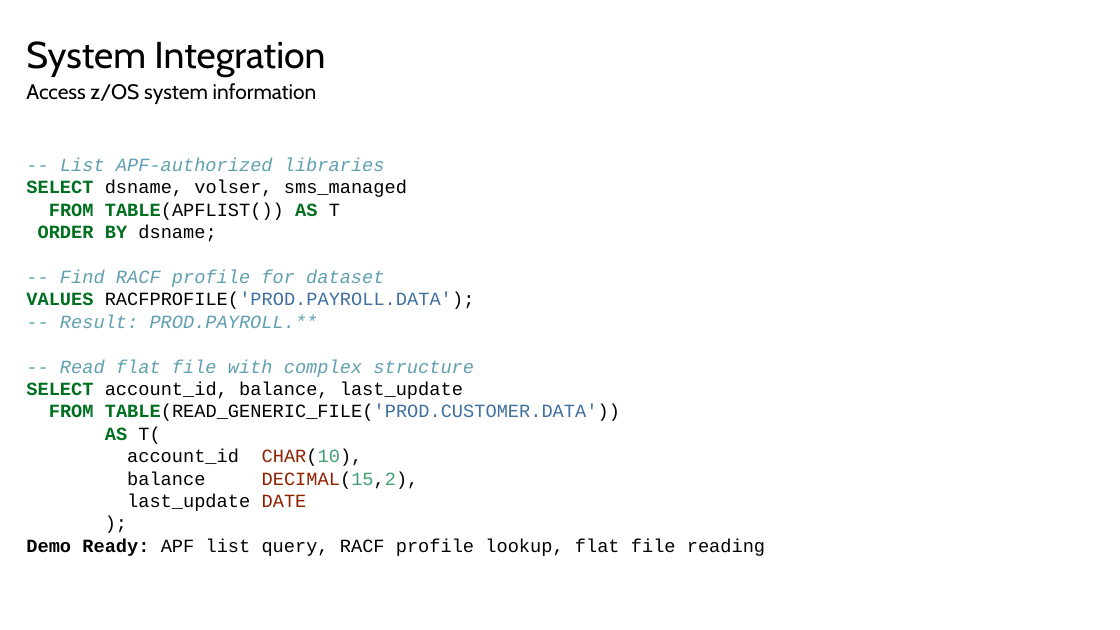
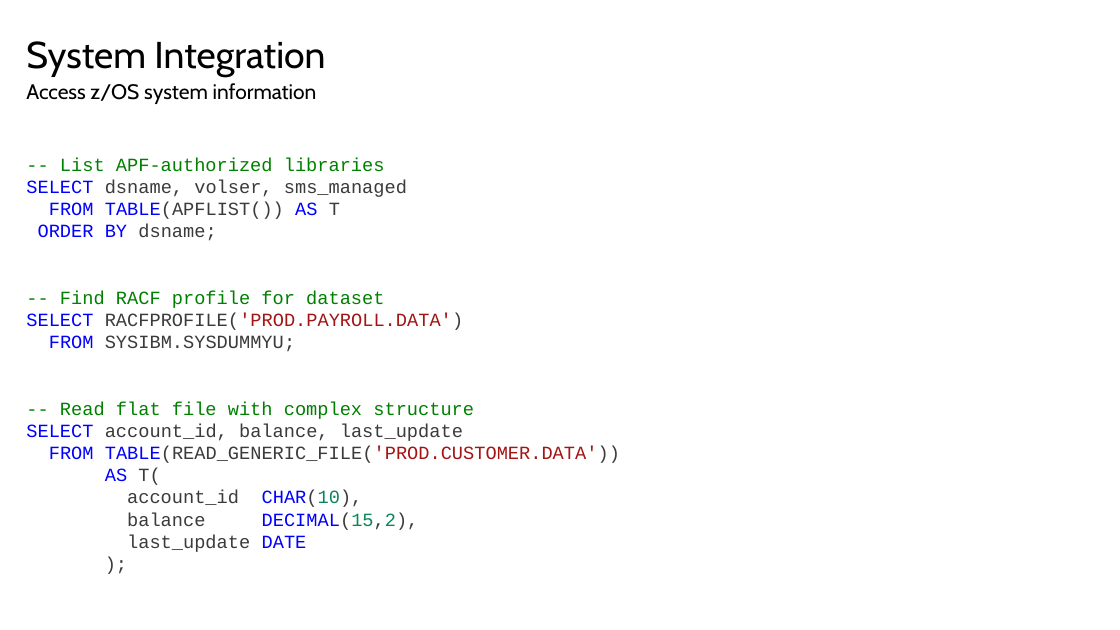
Before and after one commit to de103252/Db2_Routines, a slide deck: slide 13 of Db2 Routines Presentation.pptx (slide 21 before the commit). Drawn at 1120x630 pixels with LibreOffice and Linux fonts; fonts in the diff are those of the drawing; background and template pictures are left out. Boxes give left, top, right and bottom in pixels: in the first picture for what was removed or moved away, otherwise in the second. Text is boxed around its words. In the diff, an @@ line names an element or a change of style, - is before the commit and + after.

```diff
--- a/Db2 Routines Presentation.pptx
+++ b/Db2 Routines Presentation.pptx
@@ text at box(26, 158, 620, 552): text changed; text colour #000000 to #3B3B3B @@
--- List APF-authorized libraries
-SELECT dsname, volser, sms_managed
-FROM TABLE(APFLIST()) AS T
-ORDER BY dsname;
--- Find RACF profile for dataset
-VALUES RACFPROFILE('PROD.PAYROLL.DATA');
--- Result: PROD.PAYROLL.**
--- Read flat file with complex structure
-SELECT account_id, balance, last_update
-FROM TABLE(READ_GENERIC_FILE('PROD.CUSTOMER.DATA'))
-AS T(
-account_id CHAR(10),
-balance DECIMAL(15,2),
-last_update DATE
-);
-Demo Ready: APF list query, RACF profile lookup, flat file reading
+-- List APF-authorized libraries
+SELECT dsname, volser, sms_managed
+FROM TABLE(APFLIST()) AS T
+ORDER BY dsname;
+-- Find RACF profile for dataset
+SELECT RACFPROFILE('PROD.PAYROLL.DATA')
+FROM SYSIBM.SYSDUMMYU;
+-- Read flat file with complex structure
+SELECT account_id, balance, last_update
+FROM TABLE(READ_GENERIC_FILE('PROD.CUSTOMER.DATA'))
+AS T(
+account_id CHAR(10),
+balance DECIMAL(15,2),
+last_update DATE
+);
```
Also in this commit, not shown: 5 other slides changed, 1 slide removed.
